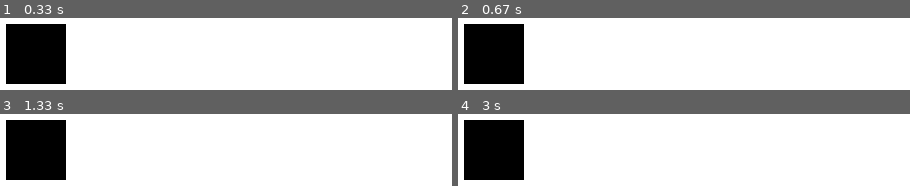
Above: before the commit, frames 1-4 (two rows, left to right).
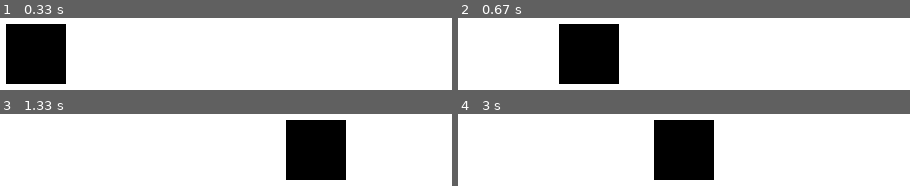
Above: after the commit, the same moments.

Repository: emilykrohn/pygamePlatformer
Game: pygame game, started from main.py
Same seed, same stepped clock (60 frames per second), same inputs: the game is played once before the commit and once after it.
Inputs:
- Up to frame 1 (0.33 s): no input
- Up to frame 2 (0.67 s): hold D from 0.33 s (still down)
- Up to frame 3 (1.33 s): release D at 0.8 s; hold D 0.83-1.3 s
- Up to frame 4 (3 s): hold A 1.33-1.87 s; hold A 1.9-2.3 s; hold D 2.33-2.97 s

Frame 1 is identical in both runs. In frame 2, 22% of the frame differs, in the area x 1-36%, y 8-92%; in frame 3, 22%; in frame 4, 22%.

Commit message:
Player moves left and right with A and D keys

Diff:
--- a/main.py
+++ b/main.py
@@ -16,14 +16,24 @@
 DISPLAYSURF.fill(WHITE)
 pygame.display.set_caption("Game")
 
+PLAYER_SPEED = 5
+
 class Player(pygame.sprite.Sprite):
     def __init__(self):
         super().__init__()
+        self.Rect = pygame.Rect(30,30,60,60)
 
-    def draw(self):
-        pygame.draw.rect(DISPLAYSURF, BLACK, pygame.Rect(30,30,60,60))
+    def move(self):
+        key = pygame.key.get_pressed()
+        if key[pygame.K_a]:
+            self.Rect.move_ip(-PLAYER_SPEED, 0)
+        if key[pygame.K_d]:
+            self.Rect.move_ip(PLAYER_SPEED, 0)
 
-P1 = Player()
+    def draw(self, surface):
+        pygame.draw.rect(surface, BLACK, self.Rect)
+
+player = Player()
 
 while True:
     for event in pygame.event.get():
@@ -31,6 +41,7 @@
             pygame.quit()
             sys.exit()
     DISPLAYSURF.fill(WHITE)
-    P1.draw()
+    player.draw(DISPLAYSURF)
+    player.move()
     pygame.display.update()
     FramesPerSec.tick(FPS) # Puts a limit on how many FPS
